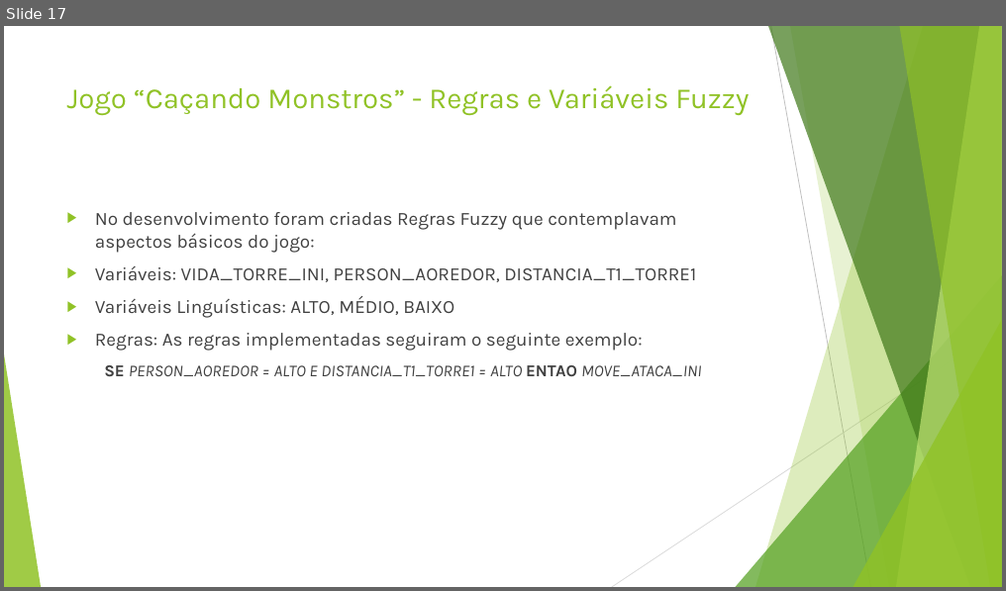
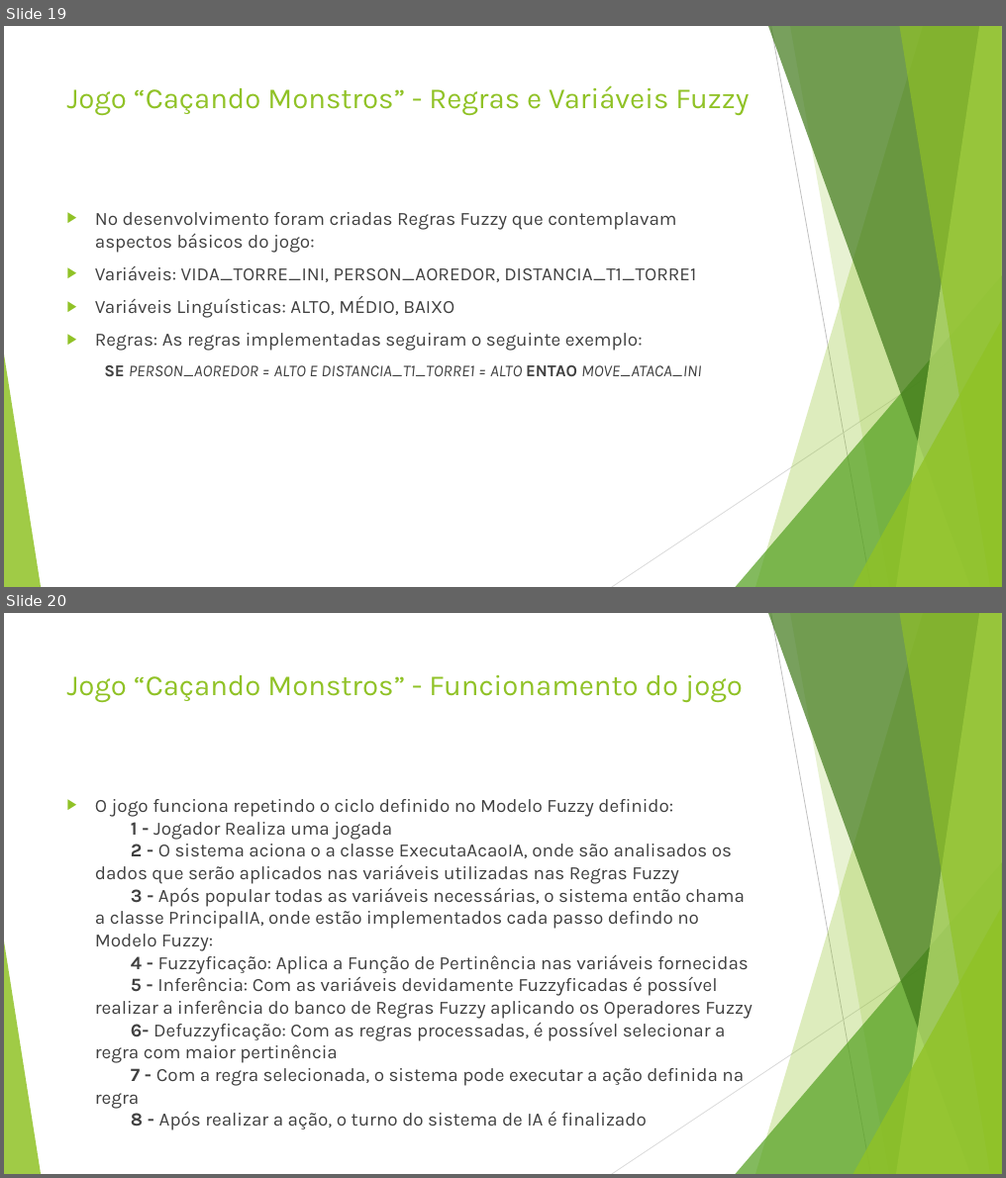
Before and after one commit to joaoapm/tfg, a slide deck: Tfg/TrabDocs/Docs/finais/apresentacao.pptx. Shown one above the other, each under a label of ours: slide 17 before the commit, slides 19 and 20 after it. The pictures are 1006x591 and 1006x1178 pixels, drawn with LibreOffice and Linux fonts; fonts in the diff are those of the drawing. Boxes give left, top, right and bottom in pixels: in the first picture for what was removed or moved away, otherwise in the second. Text is boxed around its words. In the diff, an @@ line names an element or a change of style, - is before the commit and + after.

```diff
--- a/Tfg/TrabDocs/Docs/finais/apresentacao.pptx
+++ b/Tfg/TrabDocs/Docs/finais/apresentacao.pptx
@@ slide 20 added at (x1=4, y1=613, x2=1002, y2=1174), background #FFFFFF; not listed: 10 template elements that a slide beside it also shows @@
@@ title added at (x1=67, y1=675, x2=743, y2=702), 28 pt, text #90C226 @@
+Jogo “Caçando Monstros” - Funcionamento do jogo
@@ text added at (x1=95, y1=799, x2=752, y2=1109), 18 pt, text #404040 @@
+▶ O jogo funciona repetindo o ciclo definido no Modelo Fuzzy definido:
+  1 - Jogador Realiza uma jogada
+  2 - O sistema aciona o a classe ExecutaAcaoIA, onde são analisados os dados que serão aplicados nas variáveis utilizadas nas Regras Fuzzy
+  3 - Após popular todas as variáveis necessárias, o sistema então chama a classe PrincipalIA, onde estão implementados cada passo defindo no Modelo Fuzzy:
+  4 - Fuzzyficação: Aplica a Função de Pertinência nas variáveis fornecidas
+  5 - Inferência: Com as variáveis devidamente Fuzzyficadas é possível realizar a inferência do banco de Regras Fuzzy aplicando os Operadores Fuzzy
+  6- Defuzzyficação: Com as regras processadas, é possível selecionar a regra com maior pertinência
+  7 - Com a regra selecionada, o sistema pode executar a ação definida na regra
+  8 - Após realizar a ação, o turno do sistema de IA é finalizado
@@ what was slide 17 is now slide 19 @@
```
Also in this commit, not shown: 3 other slides added.
